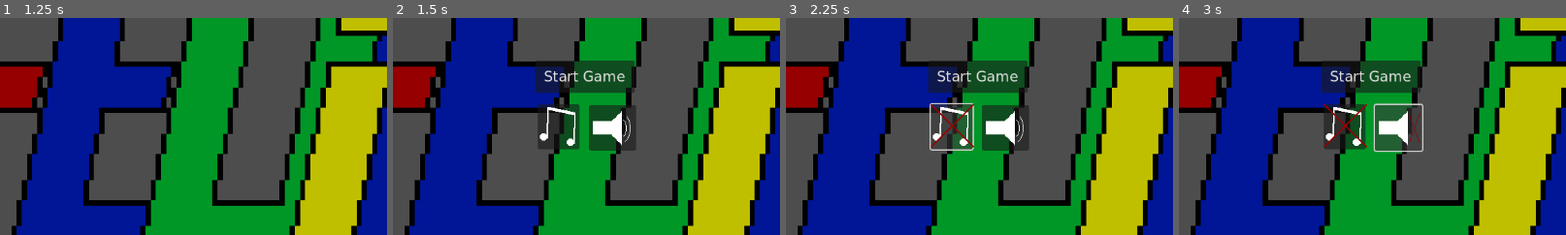
Above: before the commit, frames 1-4 (left to right).
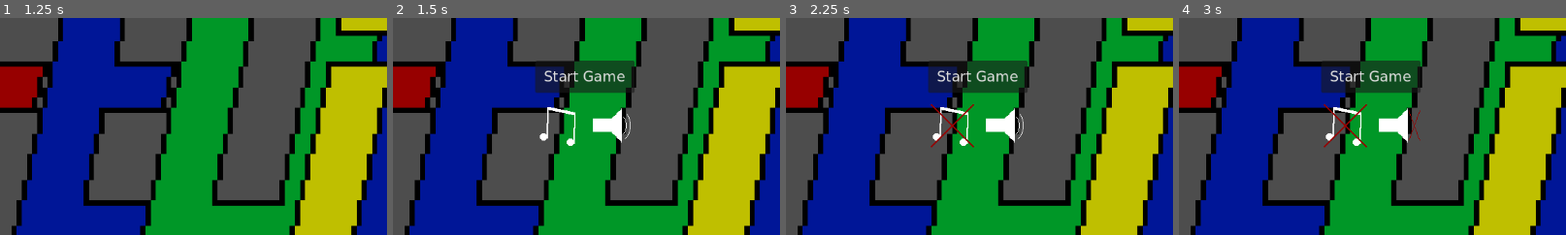
Above: after the commit, the same moments.

Repository: Doubi88/FediExpress
Game: Godot game, scene res://splash.tscn
The game is run twice, just before and just after one commit, with the same random seed, the same clock (stepped at 60 frames per second) and the same inputs. The engine's default icon, where the game draws it, is replaced by a stand-in: a white triangle on a blue panel in a dark square.
Inputs (mouse positions are % of the whole screen's width and height, from its top left):
- Up to frame 1 (1.25 s): tap Enter (enter_leave vehicle) at 0.5 s; hold D (walk right) from 0.53 s (still down); hold Enter (enter_leave vehicle) from 0.53 s (still down)
- Up to frame 2 (1.5 s): release D (walk right) at 1.28 s; release Enter (enter_leave vehicle) at 1.28 s; hold S (throttle down) from 1.28 s (still down); tap . (next_track) at 1.35 s
- Up to frame 3 (2.25 s): release S (throttle down) at 2 s; click (37, 55) at 2 s
- Up to frame 4 (3 s): click (44, 55) at 2.77 s
The pictures show only the part of the screen within x 16-66%, y 30-80%; the shares and areas given below are measured in that part.

Frame 1 is identical in both runs. In frame 2, 3.4% of the frame differs, in the area x 37-63%, y 39-62%; in frame 3, 3.3%; in frame 4, 3.3%.

Commit message:
Multiple improvements
* Added pause menu
* Began drawing a better character
* Bugfix viewing angle in TopDownWorld

Diff:
--- a/CloudWorld/cloud_world.gd
+++ b/CloudWorld/cloud_world.gd
@@ -36,10 +36,6 @@
 
 
 func _process(delta: float) -> void:
-	if vehicle != null and vehicle.current_up_force != null:
-		var rot = vehicle.rotation - (PI / 2)
-		var rotation_vector = Vector2.from_angle(rot)
-		queue_redraw()
 	points_text.text = "Points: " + String.num(GlobalServerData.points)
 
 func _show_tutorial():
--- a/TopDownWorld/top_down_player.gd
+++ b/TopDownWorld/top_down_player.gd
@@ -5,15 +5,16 @@
 @export var speed = 100
 
 @onready var mission_window_packed = preload("res://UI/MissionsWindow.tscn")
-@onready var animation = $AnimatedSprite
+@onready var animation: AnimatedSprite2D = $AnimatedSprite
 
 var looking_at_house: FediAccountHouse
 var current_open_mission_window: MissionWindow
+var look_dir: Vector2 = Vector2.DOWN
 
 func _physics_process(delta: float) -> void:
 	var space_state = get_world_2d().direct_space_state
 	# use global coordinates, not local to node
-	var query = PhysicsRayQueryParameters2D.create(global_position, to_global(Vector2(32, 0)))
+	var query = PhysicsRayQueryParameters2D.create(global_position, to_global(look_dir * 32))
 	query.exclude = [self]
 	var result = space_state.intersect_ray(query)
 	if (not result.is_empty()) and (result.collider is FediAccountHouse):
@@ -25,12 +26,20 @@
 	var new_velocity := Vector2.ZERO;
 	if Input.is_action_pressed("walk forward"):
 		new_velocity.y -= speed
+		animation.animation = "up"
+		look_dir = Vector2.UP
 	if Input.is_action_pressed("walk backward"):
 		new_velocity.y += speed
+		animation.animation = "down"
+		look_dir = Vector2.DOWN
 	if Input.is_action_pressed("walk right"):
 		new_velocity.x += speed
+		animation.animation = "right"
+		look_dir = Vector2.RIGHT
 	if Input.is_action_pressed("walk left"):
 		new_velocity.x -= speed
+		animation.animation = "left"
+		look_dir = Vector2.LEFT
 
 	velocity = lerp(velocity, new_velocity, 0.8)
 	if velocity.length_squared() > 0:
@@ -38,15 +47,6 @@
 	else:
 		animation.stop()
 
-	var angle: float = rad_to_deg(new_velocity.angle())
-	if angle >= 180:
-		angle = 360 - angle
-	if angle < 45:
-		animation.animation = "right"
-	elif angle < 135:
-		animation.animation = "up"
-	elif angle < 180:
-		animation.animation = "left"
 
 	move_and_slide()
 
--- a/TopDownWorld/top_down_player.tscn
+++ b/TopDownWorld/top_down_player.tscn
@@ -84,7 +84,7 @@
 }],
 "loop": true,
 "name": &"down",
-"speed": 5.0
+"speed": 10.0
 }, {
 "frames": [{
 "duration": 1.0,
@@ -101,7 +101,7 @@
 }],
 "loop": true,
 "name": &"left",
-"speed": 5.0
+"speed": 10.0
 }, {
 "frames": [{
 "duration": 1.0,
@@ -118,7 +118,7 @@
 }],
 "loop": true,
 "name": &"right",
-"speed": 5.0
+"speed": 10.0
 }, {
 "frames": [{
 "duration": 1.0,
@@ -135,7 +135,7 @@
 }],
 "loop": true,
 "name": &"up",
-"speed": 5.0
+"speed": 10.0
 }]
 
 [sub_resource type="CapsuleShape2D" id="CapsuleShape2D_urcc8"]
@@ -146,7 +146,7 @@
 
 [node name="AnimatedSprite" type="AnimatedSprite2D" parent="."]
 sprite_frames = SubResource("SpriteFrames_n6b1b")
-animation = &"left"
+animation = &"up"
 
 [node name="CollisionShape2D" type="CollisionShape2D" parent="."]
 position = Vector2(1, 0)
--- /dev/null
+++ b/UI/music_button_off.tres
@@ -0,0 +1,7 @@
+[gd_resource type="AtlasTexture" load_steps=2 format=3 uid="uid://be8hf2ouy4jdi"]
+
+[ext_resource type="Texture2D" uid="uid://depwc873tafb6" path="res://music_button.png" id="1_52vnk"]
+
+[resource]
+atlas = ExtResource("1_52vnk")
+region = Rect2(64, 0, 64, 64)
--- /dev/null
+++ b/UI/music_button_on.tres
@@ -0,0 +1,7 @@
+[gd_resource type="AtlasTexture" load_steps=2 format=3 uid="uid://rg522iyu0ss1"]
+
+[ext_resource type="Texture2D" uid="uid://depwc873tafb6" path="res://music_button.png" id="1_q0s1c"]
+
+[resource]
+atlas = ExtResource("1_q0s1c")
+region = Rect2(0, 0, 64, 64)
--- /dev/null
+++ b/UI/music_button_sprite.tres
@@ -0,0 +1,25 @@
+[gd_resource type="SpriteFrames" load_steps=4 format=3 uid="uid://bfxymy5g7g75u"]
+
+[ext_resource type="Texture2D" uid="uid://depwc873tafb6" path="res://music_button.png" id="1_c04vg"]
+
+[sub_resource type="AtlasTexture" id="AtlasTexture_41coq"]
+atlas = ExtResource("1_c04vg")
+region = Rect2(0, 0, 64, 64)
+
+[sub_resource type="AtlasTexture" id="AtlasTexture_2s0dn"]
+atlas = ExtResource("1_c04vg")
+region = Rect2(64, 0, 64, 64)
+
+[resource]
+animations = [{
+"frames": [{
+"duration": 1.0,
+"texture": SubResource("AtlasTexture_41coq")
+}, {
+"duration": 1.0,
+"texture": SubResource("AtlasTexture_2s0dn")
+}],
+"loop": true,
+"name": &"default",
+"speed": 5.0
+}]
--- /dev/null
+++ b/UI/mute_audio_bus_button.gd
@@ -0,0 +1,28 @@
+extends TextureButton
+
+@export var audio_stream_name: String
+@export var texture_not_muted: Texture2D
+@export var texture_muted: Texture2D
+
+func _ready() -> void:
+	var bus_index := AudioServer.get_bus_index(audio_stream_name)
+	var muted := AudioServer.is_bus_mute(bus_index)
+	update_icon(muted)
+
+func update_icon(muted: bool) -> void:
+	if muted:
+		if texture_muted != null:
+			texture_normal = texture_muted
+	else:
+		if texture_not_muted != null:
+			texture_normal = texture_not_muted
+
+func _on_pressed() -> void:
+	if audio_stream_name != null:
+		var bus_index := AudioServer.get_bus_index(audio_stream_name)
+		if AudioServer.is_bus_mute(bus_index):
+			AudioServer.set_bus_mute(bus_index, false)
+			update_icon(false)
+		else:
+			AudioServer.set_bus_mute(bus_index, true)
+			update_icon(true)
--- /dev/null
+++ b/UI/mute_audio_bus_button.tscn
@@ -0,0 +1,10 @@
+[gd_scene load_steps=2 format=3 uid="uid://bcstaa556rfxy"]
+
+[ext_resource type="Script" path="res://UI/mute_audio_bus_button.gd" id="1_kpc6p"]
+
+[node name="MuteAudioBusButton" type="TextureButton"]
+offset_right = 62.0
+offset_bottom = 67.0
+script = ExtResource("1_kpc6p")
+
+[connection signal="pressed" from="." to="." method="_on_pressed"]
--- /dev/null
+++ b/UI/sfx_button_off.tres
@@ -0,0 +1,7 @@
+[gd_resource type="AtlasTexture" load_steps=2 format=3 uid="uid://bny0rnm6n46gx"]
+
+[ext_resource type="Texture2D" uid="uid://cnojfodw82e24" path="res://sound_button.png" id="1_4mmeq"]
+
+[resource]
+atlas = ExtResource("1_4mmeq")
+region = Rect2(64, 0, 64, 64)
--- /dev/null
+++ b/UI/sfx_button_on.tres
@@ -0,0 +1,7 @@
+[gd_resource type="AtlasTexture" load_steps=2 format=3 uid="uid://nmjakurs8s1s"]
+
+[ext_resource type="Texture2D" uid="uid://cnojfodw82e24" path="res://sound_button.png" id="1_iy0us"]
+
+[resource]
+atlas = ExtResource("1_iy0us")
+region = Rect2(0, 0, 64, 64)
--- /dev/null
+++ b/UI/sfx_button_sprite.tres
@@ -0,0 +1,25 @@
+[gd_resource type="SpriteFrames" load_steps=4 format=3 uid="uid://cq8bd21lcrv8"]
+
+[ext_resource type="Texture2D" uid="uid://cnojfodw82e24" path="res://sound_button.png" id="1_utuae"]
+
+[sub_resource type="AtlasTexture" id="AtlasTexture_78xdk"]
+atlas = ExtResource("1_utuae")
+region = Rect2(0, 0, 64, 64)
+
+[sub_resource type="AtlasTexture" id="AtlasTexture_rq8py"]
+atlas = ExtResource("1_utuae")
+region = Rect2(64, 0, 64, 64)
+
+[resource]
+animations = [{
+"frames": [{
+"duration": 1.0,
+"texture": SubResource("AtlasTexture_78xdk")
+}, {
+"duration": 1.0,
+"texture": SubResource("AtlasTexture_rq8py")
+}],
+"loop": true,
+"name": &"default",
+"speed": 5.0
+}]
--- /dev/null
+++ b/main_menu.gd
@@ -0,0 +1,15 @@
+extends CanvasLayer
+
+func _unhandled_input(event: InputEvent) -> void:
+	if event.is_action_pressed("ui_cancel"):
+		if visible:
+			hide()
+			get_tree().paused = false
+		else:
+			show()
+			get_tree().paused = true
+
+
+func _on_resume_button_pressed() -> void:
+	hide()
+	get_tree().paused = false
--- /dev/null
+++ b/main_menu.tscn
@@ -0,0 +1,63 @@
+[gd_scene load_steps=8 format=3 uid="uid://dpkef3iavhts6"]
+
+[ext_resource type="PackedScene" uid="uid://bcstaa556rfxy" path="res://UI/mute_audio_bus_button.tscn" id="1_3kp6n"]
+[ext_resource type="Script" path="res://main_menu.gd" id="1_jvxm0"]
+[ext_resource type="Texture2D" uid="uid://rg522iyu0ss1" path="res://UI/music_button_on.tres" id="2_owosc"]
+[ext_resource type="Texture2D" uid="uid://be8hf2ouy4jdi" path="res://UI/music_button_off.tres" id="3_xus44"]
+[ext_resource type="Texture2D" uid="uid://nmjakurs8s1s" path="res://UI/sfx_button_on.tres" id="4_wgy6p"]
+[ext_resource type="Texture2D" uid="uid://bny0rnm6n46gx" path="res://UI/sfx_button_off.tres" id="5_bqnnx"]
+
+[sub_resource type="Theme" id="Theme_0q0po"]
+
+[node name="MainMenu" type="CanvasLayer"]
+process_mode = 3
+visible = false
+script = ExtResource("1_jvxm0")
+
+[node name="MarginContainer" type="MarginContainer" parent="."]
+anchors_preset = 15
+anchor_right = 1.0
+anchor_bottom = 1.0
+grow_horizontal = 2
+grow_vertical = 2
+size_flags_horizontal = 4
+size_flags_vertical = 4
+theme = SubResource("Theme_0q0po")
+theme_override_constants/margin_left = 150
+theme_override_constants/margin_top = 150
+theme_override_constants/margin_right = 150
+theme_override_constants/margin_bottom = 150
+
+[node name="VBoxContainer" type="VBoxContainer" parent="MarginContainer"]
+layout_mode = 2
+
+[node name="ResumeButton" type="Button" parent="MarginContainer/VBoxContainer"]
+layout_mode = 2
+text = "Resume"
+
+[node name="HBoxContainer" type="HBoxContainer" parent="MarginContainer/VBoxContainer"]
+layout_mode = 2
+size_flags_vertical = 3
+
+[node name="MuteMusicButton" parent="MarginContainer/VBoxContainer/HBoxContainer" instance=ExtResource("1_3kp6n")]
+layout_mode = 2
+size_flags_horizontal = 10
+size_flags_vertical = 0
+texture_normal = ExtResource("2_owosc")
+audio_stream_name = "Music"
+texture_not_muted = ExtResource("2_owosc")
+texture_muted = ExtResource("3_xus44")
+
+[node name="MuteSFXButton" parent="MarginContainer/VBoxContainer/HBoxContainer" instance=ExtResource("1_3kp6n")]
+layout_mode = 2
+size_flags_horizontal = 2
+size_flags_vertical = 0
+texture_normal = ExtResource("4_wgy6p")
+audio_stream_name = "SFX"
+texture_not_muted = ExtResource("4_wgy6p")
+texture_muted = ExtResource("5_bqnnx")
+
+[connection signal="pressed" from="MarginContainer/VBoxContainer/ResumeButton" to="." method="_on_resume_button_pressed"]
+
+[editable path="MarginContainer/VBoxContainer/HBoxContainer/MuteMusicButton"]
+[editable path="MarginContainer/VBoxContainer/HBoxContainer/MuteSFXButton"]
--- a/project.godot
+++ b/project.godot
@@ -21,6 +21,7 @@
 GridData="*res://grid_data.gd"
 GlobalServerData="*res://global_server_data.gd"
 MusicPlayer="*res://Audio/music_player.tscn"
+MainMenu="*res://main_menu.tscn"
 
 [gui]
 
--- a/splash.gd
+++ b/splash.gd
@@ -3,8 +3,6 @@
 @export var next_scene: PackedScene
 @export var wait_sec_on_end := 1
 @onready var sprite := $AnimatedSprite2D
-@onready var sfx_button_sprite = $Buttons/MuteSFXButton/AnimatedSprite2D
-@onready var music_button_sprite = $Buttons/MuteMusicButton/AnimatedSprite2D
 
 func _ready() -> void:
 	sprite.animation_finished.connect(animation_finished)
@@ -15,24 +13,3 @@
 
 func _on_start_button_pressed() -> void:
 	get_tree().change_scene_to_packed(next_scene)
-
-
-func _on_mute_music_button_pressed() -> void:
-	var bus_index := AudioServer.get_bus_index("Music")
-	if AudioServer.is_bus_mute(bus_index):
-		AudioServer.set_bus_mute(bus_index, false)
-		music_button_sprite.frame = 0
-	else:
-		AudioServer.set_bus_mute(bus_index, true)
-		music_button_sprite.frame = 1
-
-
-
-func _on_mute_sfx_button_pressed() -> void:
-	var bus_index := AudioServer.get_bus_index("SFX")
-	if AudioServer.is_bus_mute(bus_index):
-		AudioServer.set_bus_mute(bus_index, false)
-		sfx_button_sprite.frame = 0
-	else:
-		AudioServer.set_bus_mute(bus_index, true)
-		sfx_button_sprite.frame = 1
--- a/splash.tscn
+++ b/splash.tscn
@@ -1,54 +1,13 @@
-[gd_scene load_steps=12 format=3 uid="uid://yj2p0nl718sl"]
+[gd_scene load_steps=9 format=3 uid="uid://yj2p0nl718sl"]
 
 [ext_resource type="SpriteFrames" uid="uid://ctsupw0ofh6bc" path="res://logo_frames.tres" id="1_4ek7r"]
 [ext_resource type="Script" path="res://splash.gd" id="1_fq35p"]
 [ext_resource type="PackedScene" uid="uid://brj830wsnhnq1" path="res://CloudWorld/cloud_world.tscn" id="2_2l1ek"]
-[ext_resource type="Texture2D" uid="uid://depwc873tafb6" path="res://music_button.png" id="4_248wv"]
-[ext_resource type="Texture2D" uid="uid://cnojfodw82e24" path="res://sound_button.png" id="4_p8on0"]
-
-[sub_resource type="AtlasTexture" id="AtlasTexture_5m8nu"]
-atlas = ExtResource("4_248wv")
-region = Rect2(0, 0, 64, 64)
-
-[sub_resource type="AtlasTexture" id="AtlasTexture_45y7x"]
-atlas = ExtResource("4_248wv")
-region = Rect2(64, 0, 64, 64)
-
-[sub_resource type="SpriteFrames" id="SpriteFrames_usbfc"]
-animations = [{
-"frames": [{
-"duration": 1.0,
-"texture": SubResource("AtlasTexture_5m8nu")
-}, {
-"duration": 1.0,
-"texture": SubResource("AtlasTexture_45y7x")
-}],
-"loop": true,
-"name": &"default",
-"speed": 5.0
-}]
-
-[sub_resource type="AtlasTexture" id="AtlasTexture_kkjll"]
-atlas = ExtResource("4_p8on0")
-region = Rect2(0, 0, 64, 64)
-
-[sub_resource type="AtlasTexture" id="AtlasTexture_1yaip"]
-atlas = ExtResource("4_p8on0")
-region = Rect2(64, 0, 64, 64)
-
-[sub_resource type="SpriteFrames" id="SpriteFrames_mio3i"]
-animations = [{
-"frames": [{
-"duration": 1.0,
-"texture": SubResource("AtlasTexture_kkjll")
-}, {
-"duration": 1.0,
-"texture": SubResource("AtlasTexture_1yaip")
-}],
-"loop": true,
-"name": &"default",
-"speed": 5.0
-}]
+[ext_resource type="PackedScene" uid="uid://bcstaa556rfxy" path="res://UI/mute_audio_bus_button.tscn" id="4_aihiw"]
+[ext_resource type="Texture2D" uid="uid://rg522iyu0ss1" path="res://UI/music_button_on.tres" id="5_fgypk"]
+[ext_resource type="Texture2D" uid="uid://be8hf2ouy4jdi" path="res://UI/music_button_off.tres" id="6_dpaym"]
+[ext_resource type="Texture2D" uid="uid://nmjakurs8s1s" path="res://UI/sfx_button_on.tres" id="7_fp8fp"]
+[ext_resource type="Texture2D" uid="uid://bny0rnm6n46gx" path="res://UI/sfx_button_off.tres" id="8_lcec4"]
 
 [node name="Splash" type="Node2D"]
 texture_filter = 1
@@ -70,27 +29,23 @@
 offset_bottom = 305.0
 text = "Start Game"
 
-[node name="MuteMusicButton" type="Button" parent="Buttons"]
+[node name="MuteMusicButton" parent="Buttons" instance=ExtResource("4_aihiw")]
 offset_left = 397.0
 offset_top = 322.0
 offset_right = 459.0
 offset_bottom = 389.0
+texture_normal = ExtResource("5_fgypk")
+audio_stream_name = "Music"
+texture_not_muted = ExtResource("5_fgypk")
+texture_muted = ExtResource("6_dpaym")
 
-[node name="AnimatedSprite2D" type="AnimatedSprite2D" parent="Buttons/MuteMusicButton"]
-sprite_frames = SubResource("SpriteFrames_usbfc")
-centered = false
-
-[node name="MuteSFXButton" type="Button" parent="Buttons"]
-offset_left = 473.0
-offset_top = 323.0
-offset_right = 543.0
-offset_bottom = 391.0
-
-[node name="AnimatedSprite2D" type="AnimatedSprite2D" parent="Buttons/MuteSFXButton"]
-position = Vector2(4, 2)
-sprite_frames = SubResource("SpriteFrames_mio3i")
-centered = false
+[node name="MuteAudioBusButton" parent="Buttons" instance=ExtResource("4_aihiw")]
+offset_left = 477.0
+offset_top = 321.0
+offset_right = 539.0
+offset_bottom = 388.0
+audio_stream_name = "SFX"
+texture_not_muted = ExtResource("7_fp8fp")
+texture_muted = ExtResource("8_lcec4")
 
 [connection signal="pressed" from="Buttons/StartButton" to="." method="_on_start_button_pressed"]
-[connection signal="pressed" from="Buttons/MuteMusicButton" to="." method="_on_mute_music_button_pressed"]
-[connection signal="pressed" from="Buttons/MuteSFXButton" to="." method="_on_mute_sfx_button_pressed"]
Not shown, added: new_character.pxo
